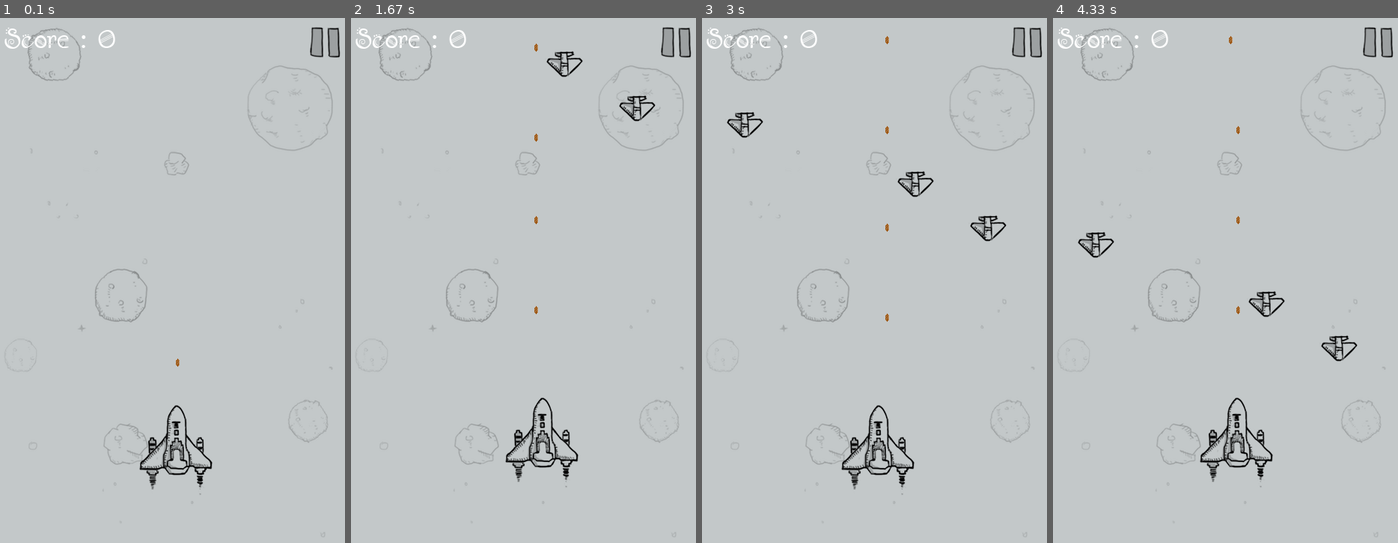
Above: before the commit, frames 1-4 (left to right).
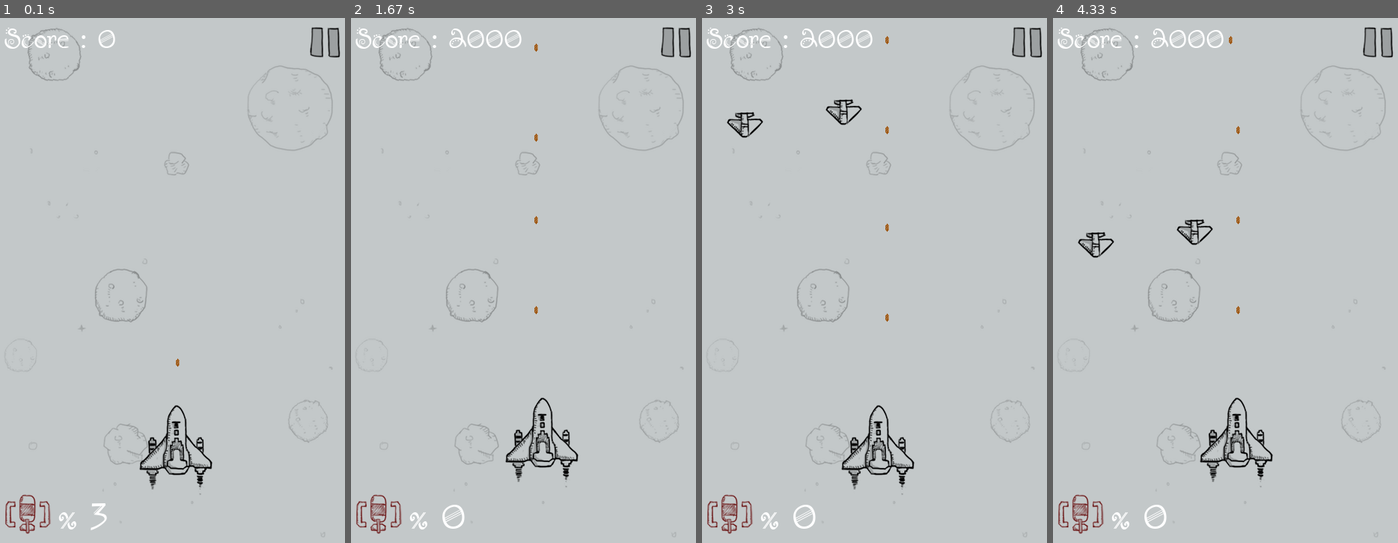
Above: after the commit, the same moments.

Repository: yuyi1266173/AircraftWar_PyGame
Game: pygame game, started from main.py
Same seed, same stepped clock (60 frames per second), same inputs: the game is played once before the commit and once after it.
Inputs:
- Up to frame 1 (0.1 s): no input
- Up to frame 2 (1.67 s): tap Space at 0.33, 0.73, 1.03, 1.23, 1.57 s; hold Right 0.67-1.13 s; hold Up 1.17-1.47 s; hold Right from 1.5 s (still down)
- Up to frame 3 (3 s): tap Space at 1.87, 2.07, 2.37, 2.63, 2.97 s; release Right at 1.97 s; hold Left 2-2.53 s; hold Down 2.57-2.87 s; hold Left from 2.9 s (still down)
- Up to frame 4 (4.33 s): tap Space at 3.27, 3.4, 3.8, 4.1 s; release Left at 3.3 s; hold Up 3.33-3.7 s; hold Right from 3.73 s (still down)

The runs differ from the first frame. In frame 1, 0.5% of the frame differs, in the area x 1-32%, y 90-99%; in frame 2, 1.3%; in frame 3, 1.5%, in the area x 1-89%, y 2-99%; in frame 4, 1.5%.

Commit message:
add bomb

Diff:
--- a/main.py
+++ b/main.py
@@ -103,6 +103,13 @@
 	paused_rect.left, paused_rect.top = width - paused_rect.width - 10, 10
 	paused_image = pause_nor_image
 
+	bomb_sound = pygame.mixer.Sound('sound/use_bomb.wav')
+	bomb_sound.set_volume(0.2)
+	bomb_image = pygame.image.load('images/bomb.png').convert_alpha()
+	bomb_rect = bomb_image.get_rect()
+	bomb_font = pygame.font.Font('font/font.ttf', 48)
+	bomb_num = 3
+
 	while running:
 		for event in pygame.event.get():
 			if event.type == QUIT:
@@ -117,6 +124,14 @@
 						me.moveUp()
 					elif event.key == K_DOWN:
 						me.moveDown()
+					elif event.key == K_SPACE:
+						if bomb_num:
+							bomb_num -= 1
+							bomb_sound.play()
+
+							for each in enemies:
+								if each.rect.bottom > 0:
+									each.active = False
 			elif event.type == MOUSEBUTTONDOWN:
 				if event.button == 1 and paused_rect.collidepoint(event.pos):
 					paused = not paused
@@ -296,6 +311,11 @@
 		score_text = score_font.render("Score : %s" % str(score), True, (255, 255, 255) )
 		screen.blit(score_text, (10, 5))
 
+		bomb_text = bomb_font.render("x %d" % bomb_num, True, (255, 255, 255) )
+		text_rect = bomb_text.get_rect()
+		screen.blit(bomb_image, (10, height - 10 - bomb_rect.height) )
+		screen.blit(bomb_text, (20 + bomb_rect.width, height - 5 - text_rect.height) )
+
 		screen.blit(paused_image, paused_rect)
 
 		clock.tick(60)
